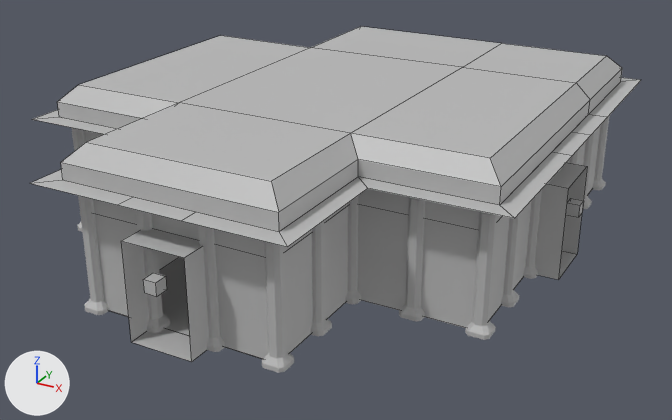
A saved change to the FBX model Assets/Models/Room 04.fbx.
Both versions are drawn from a camera (50 mm lens) standing at (14.2, -25.2, 13.3) and looking at (0.6, -0.5, 0.9). The lights are fixed; the arrows at lower left show +X, +Y and +Z. Mesh edges are drawn as thin lines on the coarser meshes. Where no turn or scale is listed for an object, it has been applied to the vertices.

Names of what the first picture shows: 'Roof', 'Room_04', 'Room_04_nav', 'piller_017', 'piller_018', 'piller_019', 'piller_020', 'piller_021', 'piller_023', 'piller_024', 'piller_025', 'piller_026'.
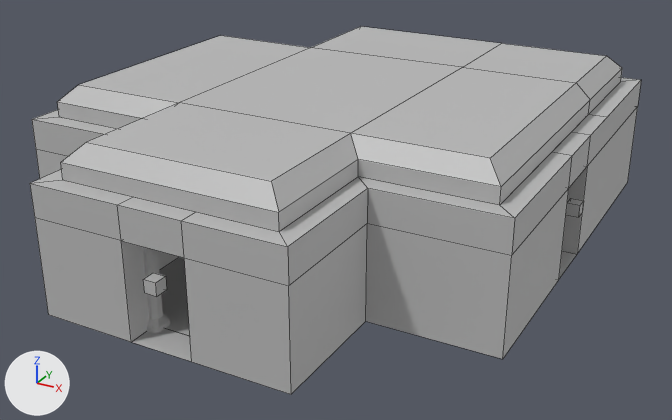
What the commit changed:
me_mesh is used by ob_room_04; parent ob_done; location (0.0, 0.0, 0.0).
me_mesh had 116 vertices, 92 faces and spanned x -20.0..20.0, y 0.0..10.0, z -22.5..22.5.
me_mesh now has 136 vertices, 124 faces and spans x -20.0..20.0, y 0.0..10.0, z -22.5..22.5.
Part 1, on me_mesh:
10 new vertices lie (0.0, -2.5, 0.0) away from vertices in x -20.0..20.0, y 10.0, z -22.5..22.5.
10 new vertices lie (0.0, -7.5, 0.0) away from vertices in x -20.0..20.0, y 7.5, z -22.5..22.5.
32 new faces join them.

What differs and where, as boxes [x1, y1, x2, y2] in the pictures (672 x 420 px):
'Room_04', reshaped (11% taller): before [31, 77, 641, 362]; after [30, 77, 641, 394]
part 1 of me_mesh, added: after [30, 81, 641, 394]
'piller_020', unchanged, covered by the edit: before [262, 241, 294, 373]
'piller_024', unchanged, covered by the edit: before [465, 211, 498, 340]
'piller_023', unchanged, covered by the edit: before [399, 197, 425, 321]
'piller_017', unchanged, covered by the edit: before [78, 195, 109, 315]
